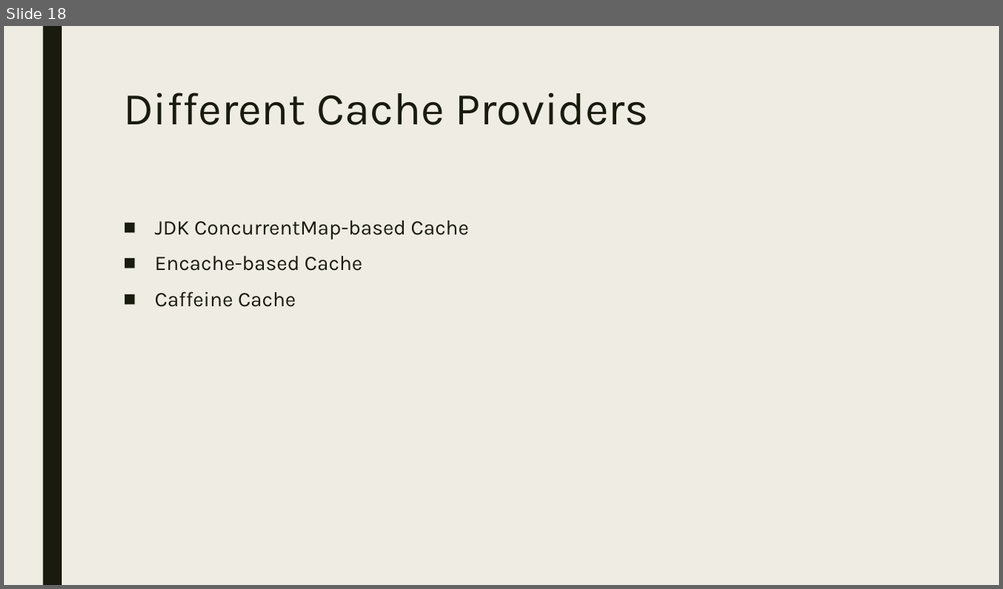
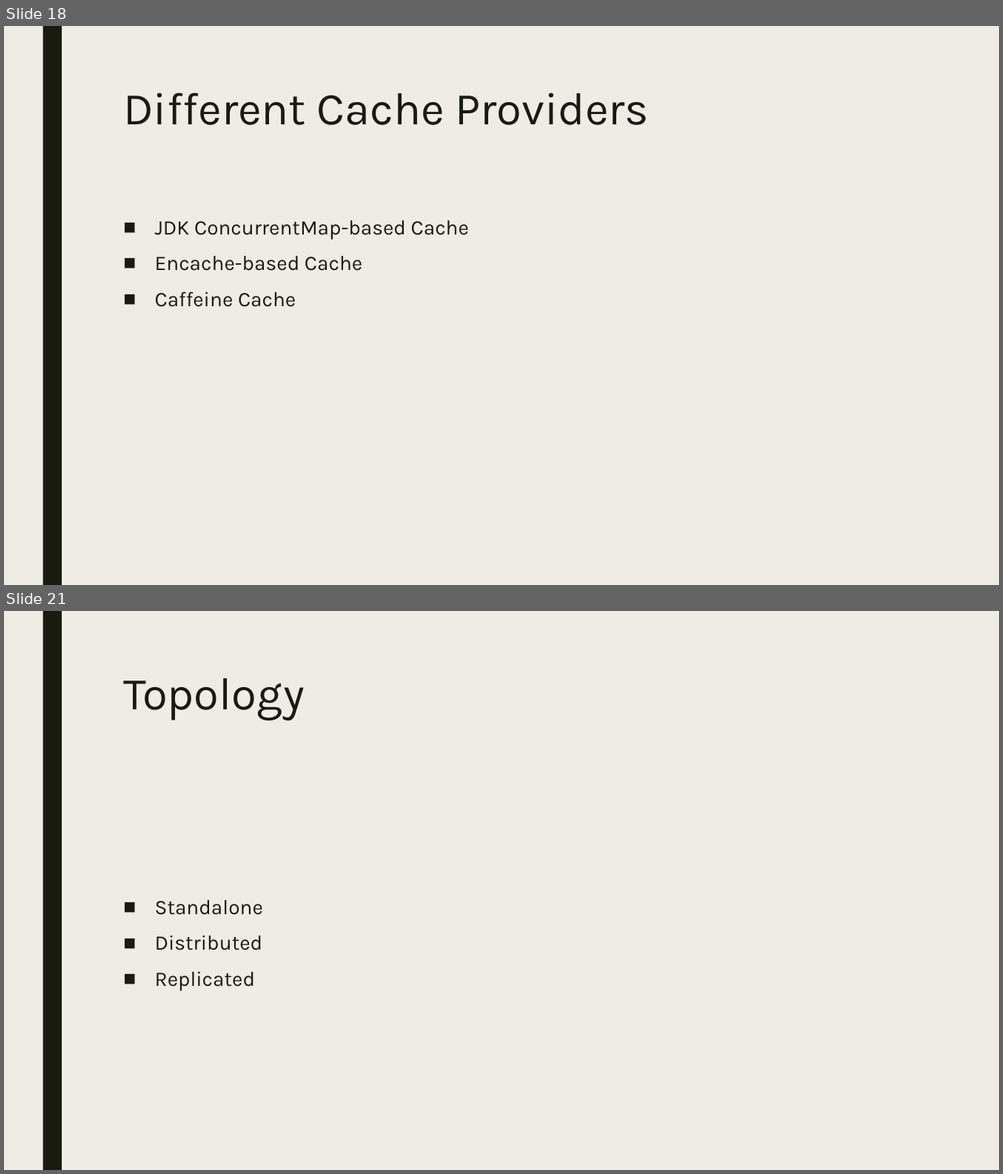
Before and after one commit to CodeMechanix/Redis-Cache-With-SpringBoot, a slide deck: documents/Introduction_to_redis.pptx. Shown one above the other, each under a label of ours: slide 18 before the commit, slides 18 and 21 after it; the slides between them are not shown. The pictures are 1003x589 and 1003x1174 pixels, drawn with LibreOffice and Linux fonts; fonts in the diff are those of the drawing. Boxes give left, top, right and bottom in pixels: in the first picture for what was removed or moved away, otherwise in the second. Text is boxed around its words. In the diff, an @@ line names an element or a change of style, - is before the commit and + after.

```diff
--- a/documents/Introduction_to_redis.pptx
+++ b/documents/Introduction_to_redis.pptx
@@ slide 21 added at [4,611,999,1170], background #EFEDE3; not listed: 1 template element that a slide beside it also shows @@
@@ title added at [123,678,304,721], 44 pt, text #191B0E @@
+Topology
@@ text added at [155,900,263,991], 20 pt, text #191B0E @@
+■ Standalone
+■ Distributed
+■ Replicated
```
Also in this commit, not shown: 2 other slides added.
